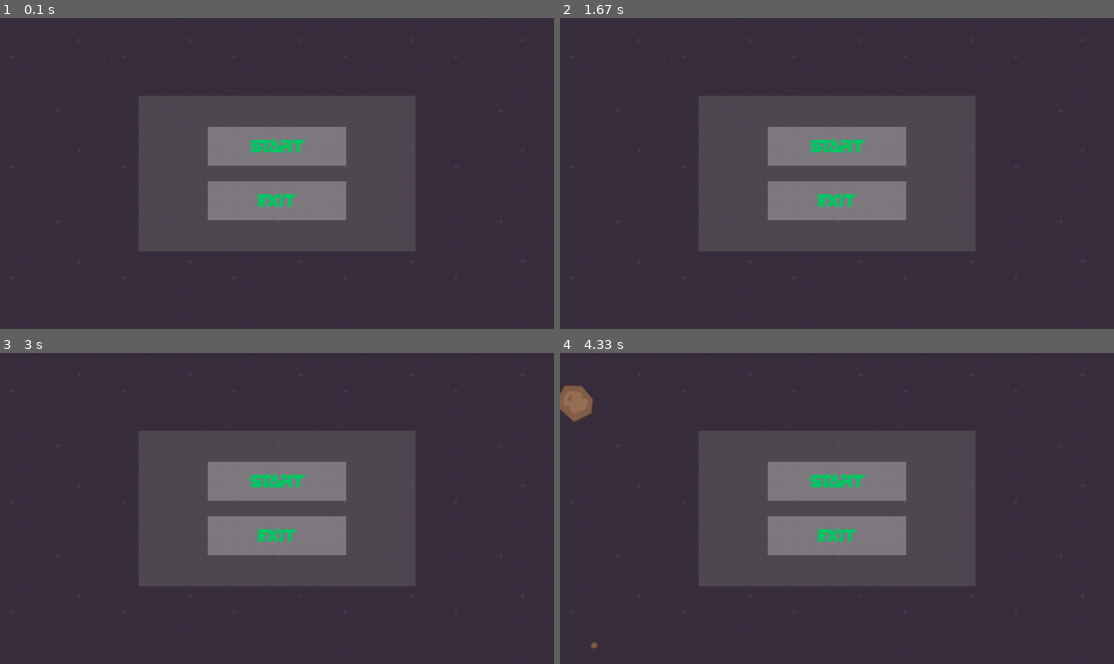
Above: before the commit, frames 1-4 (two rows, left to right).
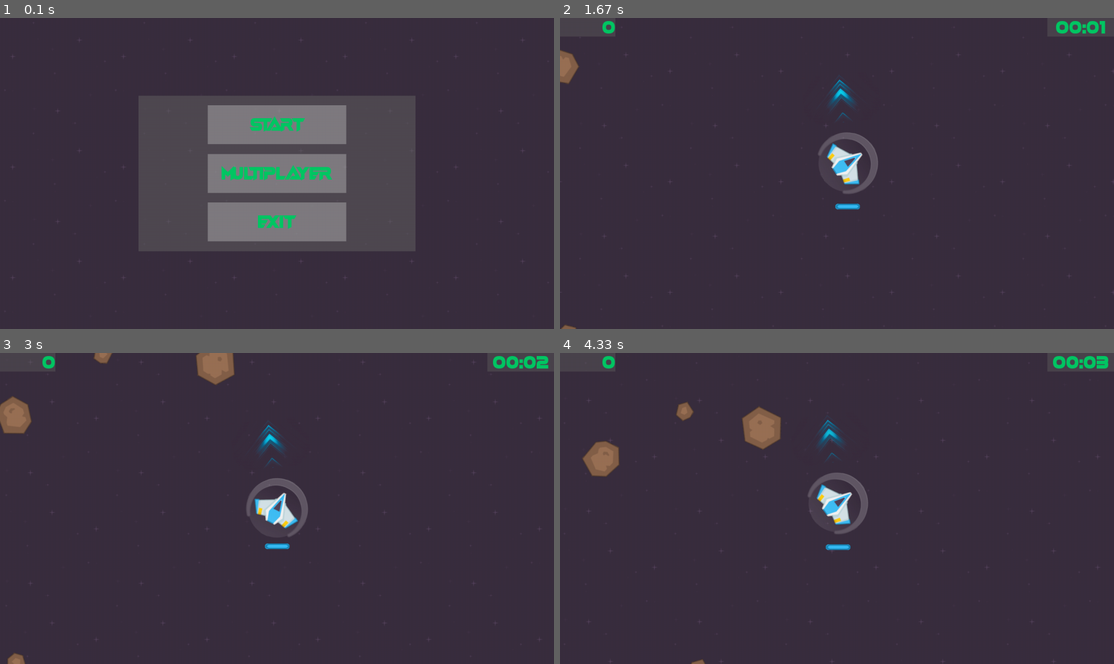
Above: after the commit, the same moments.

Repository: genericprogrammerdude/pygamengn
Game: pygame game, started from Samples/AsteroidShooter/src/main.py
Two runs of this game, one before a commit and one after it. Both use one fixed random seed, a clock stepped at 60 frames per second and the inputs below.
Inputs (mouse positions are in pixels of both pictures, inside the frame that each line leads up to):
- Up to frame 1 (0.1 s): no input
- Up to frame 2 (1.67 s): click (837, 173) at 0.38 s; hold D 0.67-1.13 s; move the mouse to (920, 64) at 0.7 s; hold W 1.17-1.47 s; hold D from 1.5 s (still down)
- Up to frame 3 (3 s): release D at 1.97 s; hold A 2-2.53 s; hold S 2.57-2.87 s; hold A from 2.9 s (still down)
- Up to frame 4 (4.33 s): release A at 3.3 s; hold W 3.33-3.7 s; hold D from 3.73 s (still down)

The runs differ from the first frame. In frame 1, 6.6% of the frame differs, in the area x 37-63%, y 28-72%; in frame 2, 25%; in frame 3, 26%; in frame 4, 27%, in the area x 0-99%, y 0-100%.

Commit message:
Roughed in MP mode UI.

Diff:
--- a/Samples/AsteroidShooter/src/inventory.py
+++ b/Samples/AsteroidShooter/src/inventory.py
@@ -167,6 +167,7 @@
             "size": [0.5, 0.5],
             "game_object:children": [
                 "StartButton",
+                "MPButton",
                 "ExitButton"
             ],
             "fix_aspect_ratio": False,
@@ -199,7 +200,7 @@
         "StartButton": {
             "base_type": "/MainMenu/MenuButton",
             "kwargs": {
-                "pos": [0.25, 0.2],
+                "pos": [0.25, 0.0625],
                 "game_object:children": [
                     "StartText"
                 ],
@@ -212,10 +213,26 @@
                 }
             }
         },
+        "MPButton": {
+            "base_type": "/MainMenu/MenuButton",
+            "kwargs": {
+                "pos": [0.25, 0.375],
+                "game_object:children": [
+                    "MPText"
+                ],
+                "name": "multiplayer_button"
+            },
+            "MPText": {
+                "base_type": "/MainMenu/MenuButton/MenuButtonText",
+                "kwargs": {
+                    "text": "Multiplayer"
+                }
+            }
+        },
         "ExitButton": {
             "base_type": "/MainMenu/MenuButton",
             "kwargs": {
-                "pos": [0.25, 0.55],
+                "pos": [0.25, 0.6875],
                 "game_object:children": [
                     "ExitText"
                 ],
@@ -249,7 +266,7 @@
             "size": [0.5, 0.5],
             "game_object:children": [
                 "ResumeButton",
-                "/MainMenu/ExitButton"
+                "ExitButton"
             ],
             "fix_aspect_ratio": False,
             "colour": [100, 100, 100, 128]
@@ -269,7 +286,23 @@
                     "text": "Resume Game"
                 }
             }
-        }
+        },
+        "ExitButton": {
+            "base_type": "/MainMenu/MenuButton",
+            "kwargs": {
+                "pos": [0.25, 0.55],
+                "game_object:children": [
+                    "ExitText"
+                ],
+                "name": "exit_button"
+            },
+            "ExitText": {
+                "base_type": "/MainMenu/MenuButton/MenuButtonText",
+                "kwargs": {
+                    "text": "Exit"
+                }
+            }
+        },
     },
     "DebriefPanel": {
         "class_name": "DebriefPanel",
--- a/Samples/AsteroidShooter/src/main_menu.py
+++ b/Samples/AsteroidShooter/src/main_menu.py
@@ -16,6 +16,7 @@
         self.asteroid_spawner = asteroid_spawner
         self.start_callback = None
         self.exit_callback = None
+        self.multiplyaer_callback = None
 
     def update(self, parent_rect, delta):
         """Updates the main menu."""
@@ -34,6 +35,8 @@
             elif event.type == pygame.MOUSEBUTTONUP:
                 if self.start_button.rect.collidepoint(mouse_pos):
                     self.start_callback()
+                elif self.multiplayer_button.rect.collidepoint(mouse_pos):
+                    self.multiplayer_callback()
                 elif self.exit_button.rect.collidepoint(mouse_pos):
                     self.exit_callback()
 
@@ -41,6 +44,10 @@
         """Sets the function to call when the start button is clicked."""
         self.start_callback = start_callback
 
+    def set_multiplayer_callback(self, multiplayer_callback):
+        """Sets the function to call when the multiplayer button is clicked."""
+        self.multiplayer_callback = multiplayer_callback
+
     def set_exit_callback(self, exit_callback):
         """Sets the function to call when the exit button is clicked."""
         self.exit_callback = exit_callback
--- a/Samples/AsteroidShooter/src/space_shooter_game.py
+++ b/Samples/AsteroidShooter/src/space_shooter_game.py
@@ -50,6 +50,7 @@
         self.running = True
         self.mode = Mode.MAIN_MENU
         self.main_menu_ui.set_start_callback(self.start_play)
+        self.main_menu_ui.set_multiplayer_callback(self.multiplayer_play)
         self.main_menu_ui.set_exit_callback(self.exit_game)
         self.pause_menu_ui.set_resume_callback(self.resume_play)
         self.pause_menu_ui.set_exit_callback(self.exit_game)
@@ -122,6 +123,11 @@
         """Prepares the game to start playing."""
         self.mode = Mode.KILLING_ALL
 
+    def multiplayer_play(self):
+        """Prepares the game to start playing."""
+        self.mode = Mode.KILLING_ALL
+        print("Multiplayer game")
+
     def resume_play(self):
         """Resumes PLAY mode from PAUSE_MENU mode."""
         self.mode = Mode.PLAY
